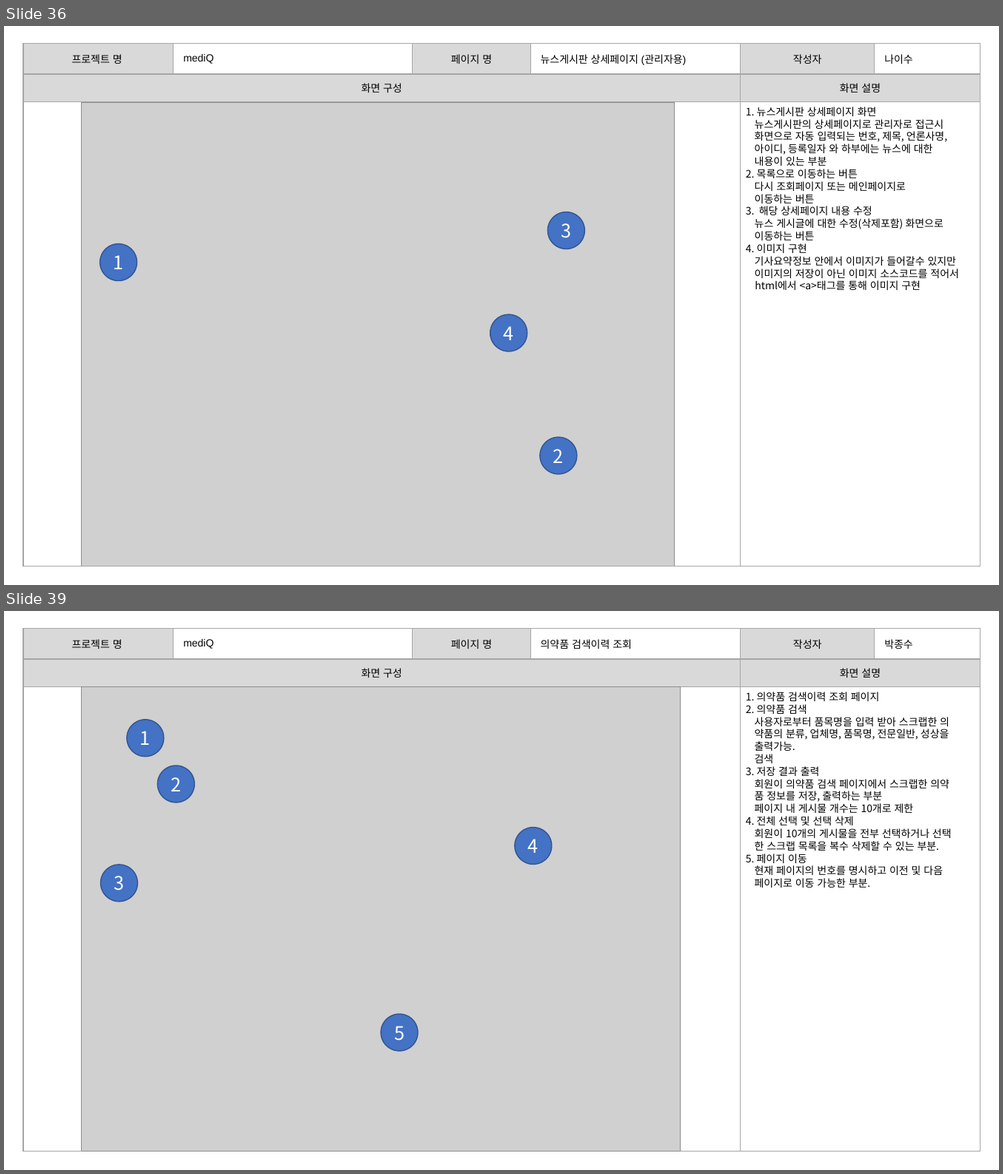
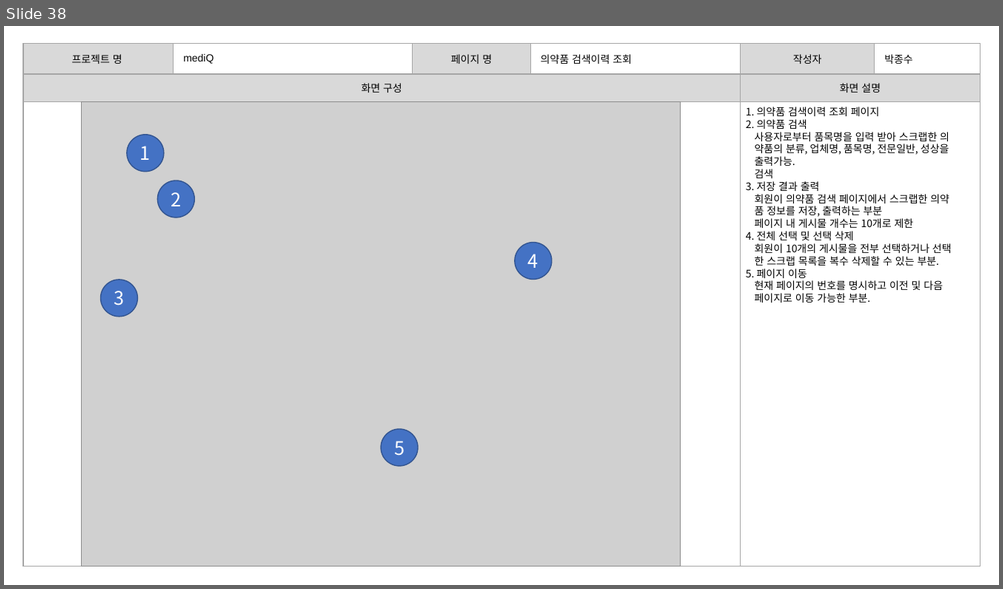
Before and after one commit to burnyst/mediQ, a slide deck: doc/0빅데이터분석프로젝트(공용)/[06] 스토리보드.pptx. Shown one above the other, each under a label of ours: slides 36 and 39 before the commit, slide 38 after it; the slides between them are not shown. The pictures are 1003x1174 and 1003x589 pixels, drawn with LibreOffice and Linux fonts; fonts in the diff are those of the drawing; grey boxes stand for pictures. Boxes give left, top, right and bottom in pixels: in the first picture for what was removed or moved away, otherwise in the second. Text is boxed around its words. In the diff, an @@ line names an element or a change of style, - is before the commit and + after.

```diff
--- a/doc/0빅데이터분석프로젝트(공용)/[06] 스토리보드.pptx
+++ b/doc/0빅데이터분석프로젝트(공용)/[06] 스토리보드.pptx
@@ slide 36 removed at (x1=4, y1=26, x2=999, y2=585), background #FFFFFF @@
@@ table removed at (x1=23, y1=43, x2=980, y2=96), 1 rows, 6 columns @@
-프로젝트 명 | mediQ | 페이지 명 | 뉴스게시판 상세페이지 (관리자용) | 작성자 | 나이수
@@ table removed at (x1=23, y1=75, x2=981, y2=567), 2 rows, 2 columns @@
-화면 구성 | 화면 설명
- | 
@@ picture removed at (x1=81, y1=103, x2=674, y2=566) @@
@@ text removed at (x1=745, y1=107, x2=959, y2=290) @@
-1. 뉴스게시판 상세페이지 화면
-뉴스게시판의 상세페이지로 관리자로 접근시
-화면으로 자동 입력되는 번호, 제목, 언론사명,
-아이디, 등록일자 와 하부에는 뉴스에 대한
-내용이 있는 부분
-2. 목록으로 이동하는 버튼
-다시 조회페이지 또는 메인페이지로
-이동하는 버튼
-3. 해당 상세페이지 내용 수정
-뉴스 게시글에 대한 수정(삭제포함) 화면으로
-이동하는 버튼
-4. 이미지 구현
-기사요약정보 안에서 이미지가 들어갈수 있지만
-이미지의 저장이 아닌 이미지 소스코드를 적어서
-html에서 <a>태그를 통해 이미지 구현
@@ ellipse removed at (x1=548, y1=212, x2=585, y2=249) @@
-3
@@ ellipse removed at (x1=100, y1=244, x2=137, y2=281) @@
-1
@@ ellipse removed at (x1=489, y1=315, x2=527, y2=352) @@
-4
@@ ellipse removed at (x1=540, y1=438, x2=577, y2=475) @@
-2
@@ what was slide 39 is now slide 38 @@
```
Also in this commit, not shown: 7 slides changed, 11 other files.
